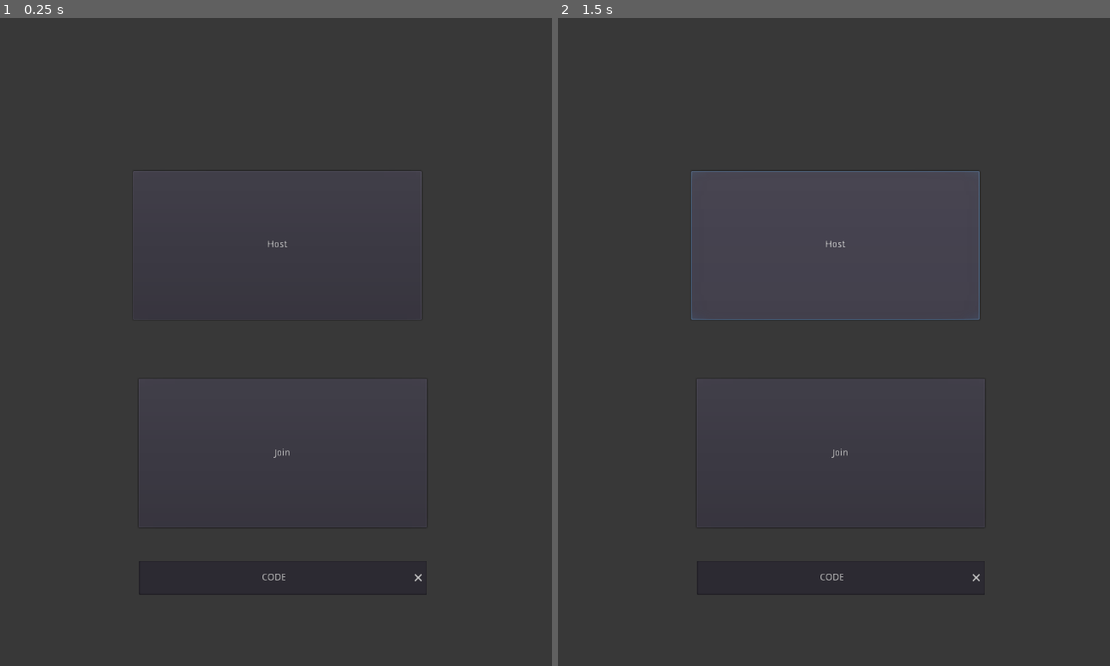
Above: before the commit, frames 1-2 (left to right).
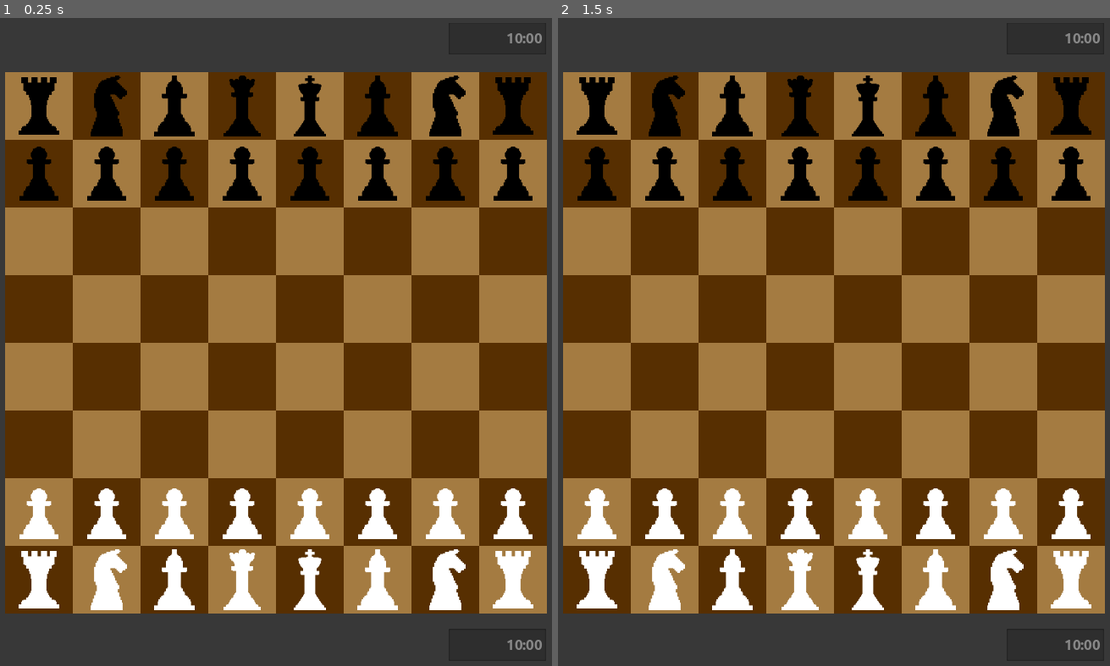
Above: after the commit, the same moments.

Repository: sammy-kuang/EvolutionChess
Game: Godot game, scene res://Scene.tscn
Same seed, same stepped clock (60 frames per second), same inputs: the game is played once before the commit and once after it. Before the commit the project starts from res://MainMenu.tscn.
Inputs (mouse positions are in pixels of both pictures, inside the frame that each line leads up to):
- Up to frame 1 (0.25 s): no input
- Up to frame 2 (1.5 s): tap Enter at 0.5 s; move the mouse to (983, 309) at 0.52 s; press the mouse at (983, 309) at 0.53 s; release the mouse at (983, 309) at 1.25 s; click (834, 244) at 1.25 s, where only the run before the commit has a clickable "Host"

The runs differ from the first frame. In frame 1, 82% of the frame differs, in the area x 0-100%, y 2-98%; in frame 2, 82%.

Commit message:
bug fixes involving upgra upgraded rook and pawn double step

Diff:
--- a/Instances/Piece.gd
+++ b/Instances/Piece.gd
@@ -99,6 +99,7 @@
 	var generation = []
 	match piece_type:
 		0: # pawn ( i should probably try cleaning up this code )
+			var start_y = 1 if team_index == 0 else 6 # where does the team's pawns start?
 			var y = 1 if team_index == 0 else -1
 			var vec = Vector2(tile.tile_pos.x, tile.tile_pos.y + y)
 			var t = main_ref.position_to_tile(vec)
@@ -107,8 +108,8 @@
 				if t.piece == null:
 					generation.append(Move.new(tile, t, self, null))
 
-					if up != null:
-						if !has_moved and !up.has_piece():
+					if up != null and tile.tile_pos.y == start_y:
+						if ((!has_moved) or (times_moved <= 0)) and !up.has_piece():
 							generation.append(Move.new(tile, up, self, null))
 
 			var left = main_ref.position_to_tile(Vector2(tile.tile_pos.x-1,tile.tile_pos.y+y)) # left
@@ -123,7 +124,6 @@
 					generation.append(Move.new(tile, right, self, right.piece))
 
 			# en passant
-			var start_y = 1 if team_index == 0 else 6 # where does the team's pawns start?
 			var fifth_rank = start_y+(y*3) # get the current team's fifth rank
 
 			if tile.tile_pos.y == fifth_rank: # capturing pawn must be on its fifth rank
@@ -190,7 +190,7 @@
 
 	# upgraded rook limitations
 	for m in generation:
-		if piece_type == 1:
+		if piece_type == 1 and upgraded:
 			if m.taken_piece != null:
 				generation.erase(m)
 
@@ -239,6 +239,16 @@
 				var move = Move.new(tile, p.tile, self, p, true)
 				generation.append(move)
 
+	# upgraded rook limitations
+	for m in generation:
+		if piece_type == 1 and upgraded:
+			if m.taken_piece != null:
+				generation.erase(m)
+
+		if m.taken_piece != null:
+			if m.taken_piece.piece_type == 1 and m.taken_piece.upgraded:
+				generation.erase(m)
+
 	return generation
 
 func set_upgraded_state(state : bool):
--- a/Main.gd
+++ b/Main.gd
@@ -381,7 +381,8 @@
 func sum_piece_position_indices():
 	var r = 0
 	for piece in pieces:
-		r += piece.tile.index
+		if piece.visible:
+			r += piece.tile.index
 	return r
 
 func flip_board():
--- a/project.godot
+++ b/project.godot
@@ -64,7 +64,7 @@
 
 config/name="EvolutionChess"
 config/description="An innovative variant of chess involving a random upgrade system, brand new piec movements and abilities, and a dynamic game flow."
-run/main_scene="res://MainMenu.tscn"
+run/main_scene="res://Scene.tscn"
 config/icon="res://Sprites/black_knight_upgraded.png"
 
 [autoload]
Not shown, added: Builds/HTML5/favicon.png.import
Not shown, added: Builds/HTML5/index.png.import
Not shown, changed: export_presets.cfg
Not shown, changed: Builds/EvolutionChess.pck
Not shown, changed: Builds/HTML5.zip
Not shown, added: Builds/HTML5/.zip
Not shown, added: Builds/HTML5/favicon.png
Not shown, added: Builds/HTML5/index.audio.worklet.js
Not shown, added: Builds/HTML5/index.html
Not shown, added: Builds/HTML5/index.js
Not shown, added: Builds/HTML5/index.pck
Not shown, added: Builds/HTML5/index.png
(and 2 more such lines)
